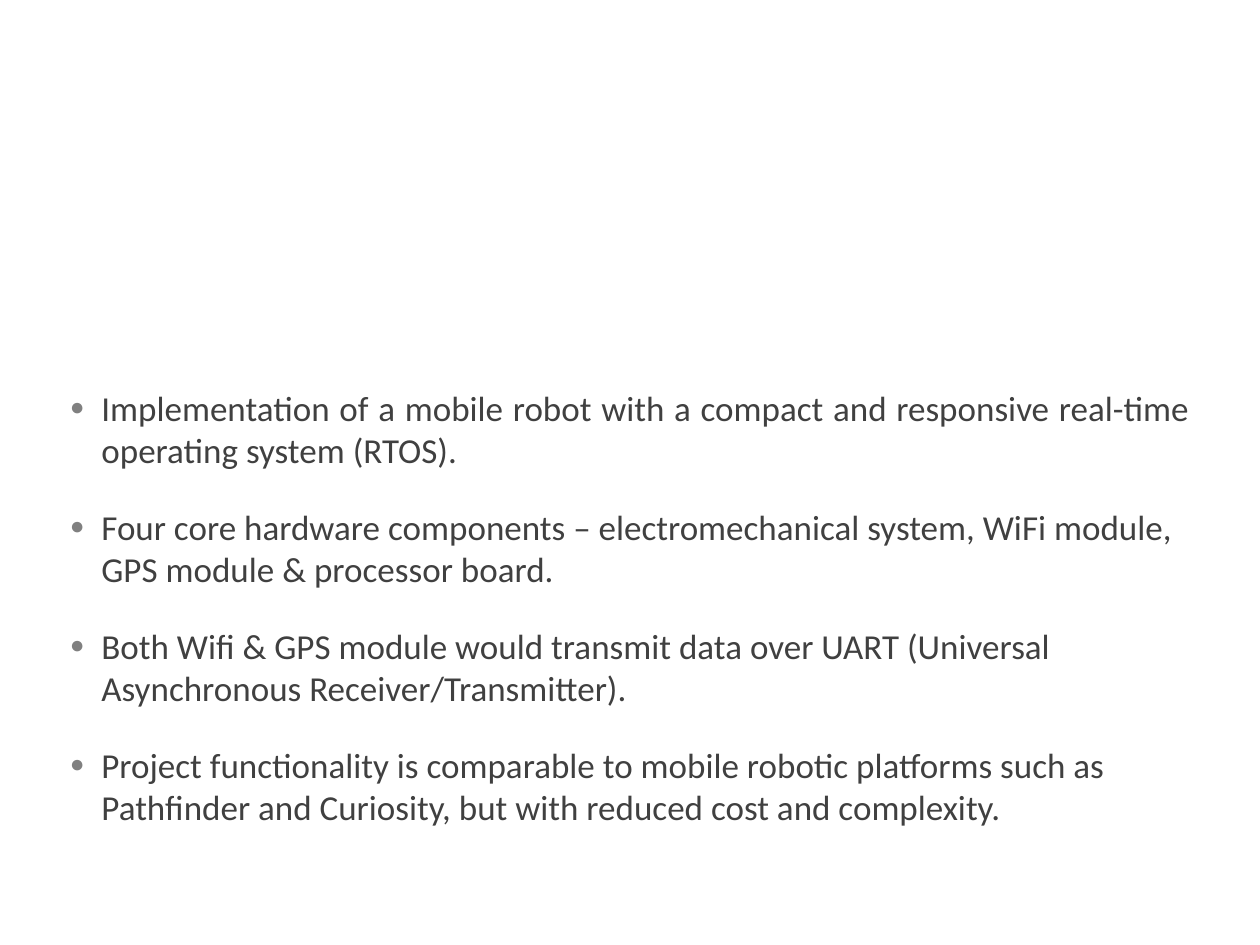
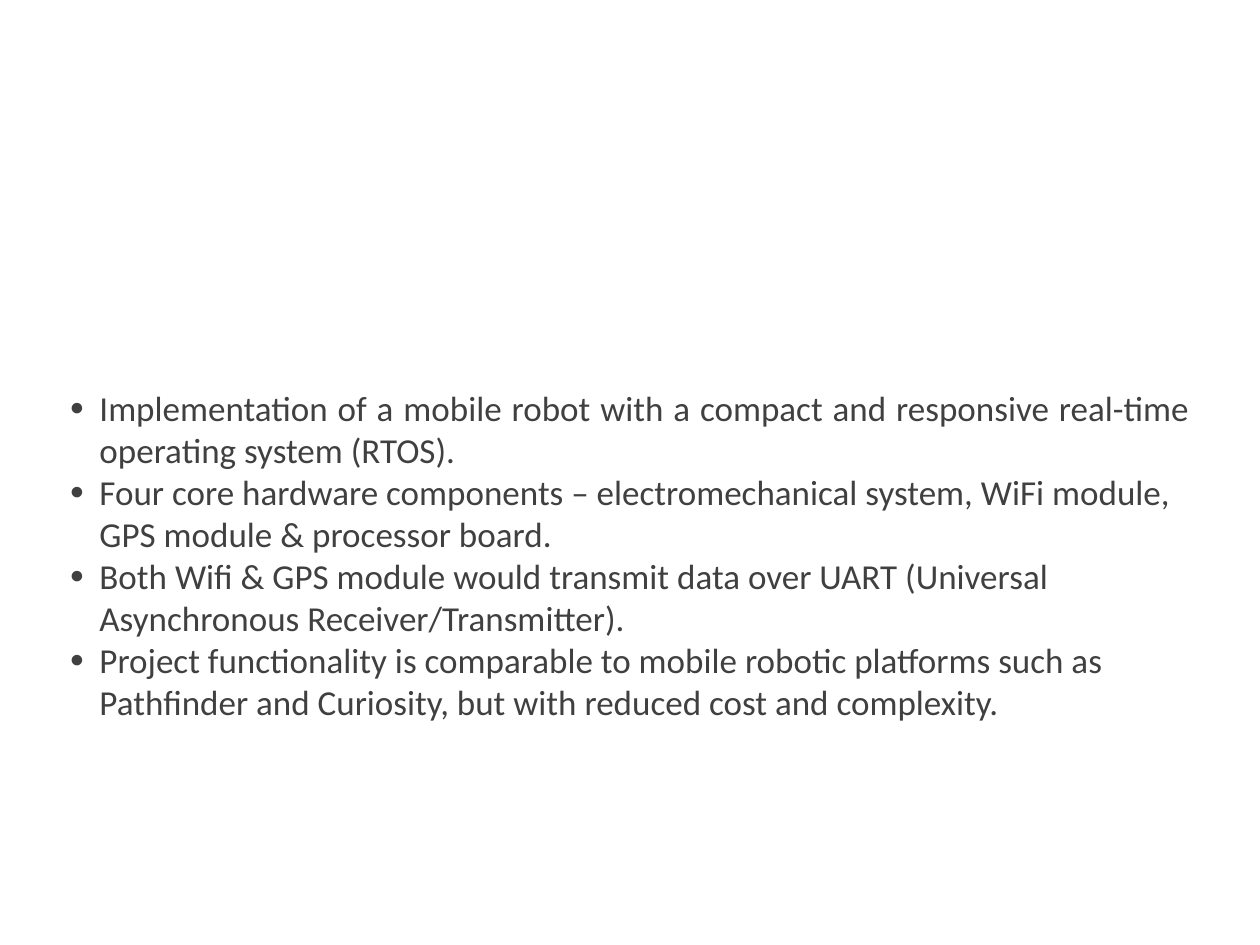
Before and after one commit to Shamshel/ECE5770, a slide deck: slide 2 of Documentation/Presentation.pptx. Drawn at 1260x945 pixels with LibreOffice and Linux fonts; fonts in the diff are those of the drawing; background and template pictures are left out. Boxes give left, top, right and bottom in pixels: in the first picture for what was removed or moved away, otherwise in the second. Text is boxed around its words. In the diff, an @@ line names an element or a change of style, - is before the commit and + after.

Commit message:
Changed some slides.

```diff
--- a/Documentation/Presentation.pptx
+++ b/Documentation/Presentation.pptx
@@ text "Implementation of a mobile robot ..." at (99, 396, 1189, 721): indent changed; less space between paragraphs @@
```
Also in this commit, not shown: 5 other slides changed, 1 slide removed, 4 other files.
